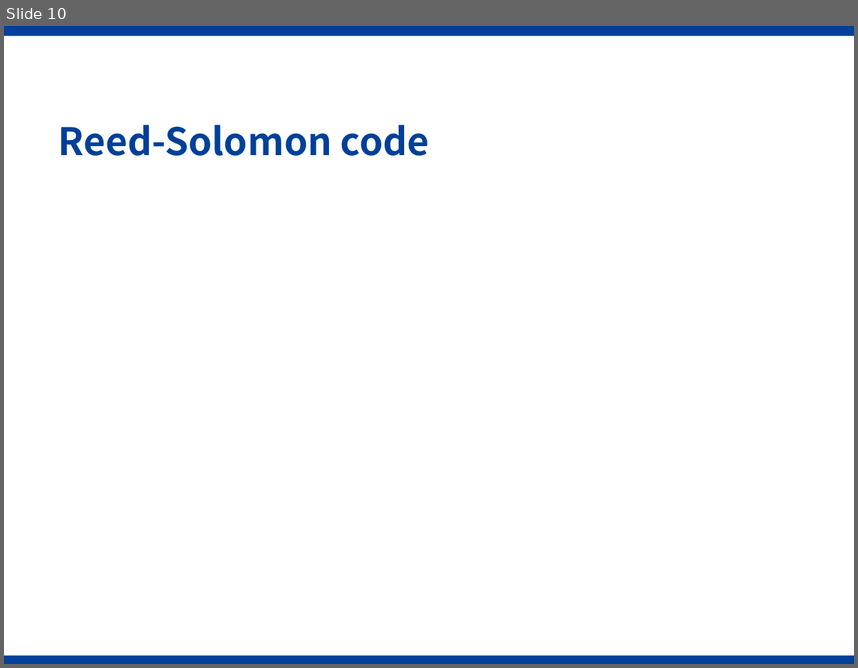
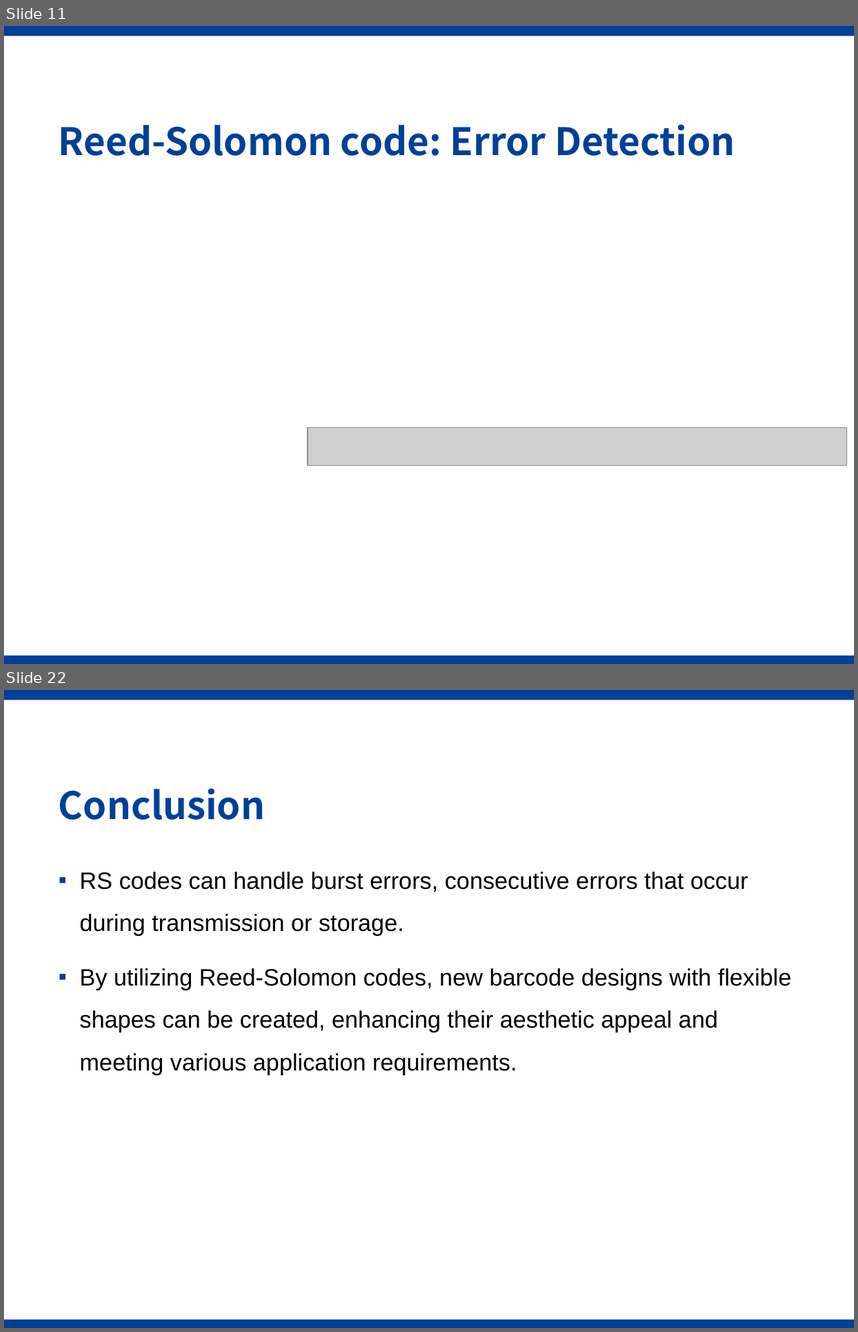
Before and after one commit to Gazer2020/Rectangode, a slide deck: slides.pptx. Shown one above the other, each under a label of ours: slide 10 before the commit, slides 11 and 22 after it; the slides between them are not shown. The pictures are 858x668 and 858x1332 pixels, drawn with LibreOffice and Linux fonts; fonts in the diff are those of the drawing; grey boxes stand for pictures; background and template pictures are left out. Boxes give left, top, right and bottom in pixels: in the first picture for what was removed or moved away, otherwise in the second. Text is boxed around its words. In the diff, an @@ line names an element or a change of style, - is before the commit and + after.

```diff
--- a/slides.pptx
+++ b/slides.pptx
@@ slide 22 added at box(4, 690, 854, 1328), background #FFFFFF; not listed: 2 template elements that a slide beside it also shows @@
@@ title added at box(59, 788, 265, 820), 32 pt, text #004098, bold @@
+Conclusion
@@ text added at box(80, 871, 792, 1075), 20 pt, text #000000 @@
+▪ RS codes can handle burst errors, consecutive errors that occur during transmission or storage.
+▪ By utilizing Reed-Solomon codes, new barcode designs with flexible shapes can be created, enhancing their aesthetic appeal and meeting various application requirements.
@@ what was slide 10 is now slide 11 @@
@@ slide 11 changed as well @@
@@ title at box(59, 124, 735, 156): text changed @@
-Reed-Solomon code
+Reed-Solomon code: Error Detection
@@ picture added at box(308, 428, 847, 466) @@
```
Also in this commit, not shown: 3 other slides changed, 10 other slides added, 15 slides removed, 3 other files.
